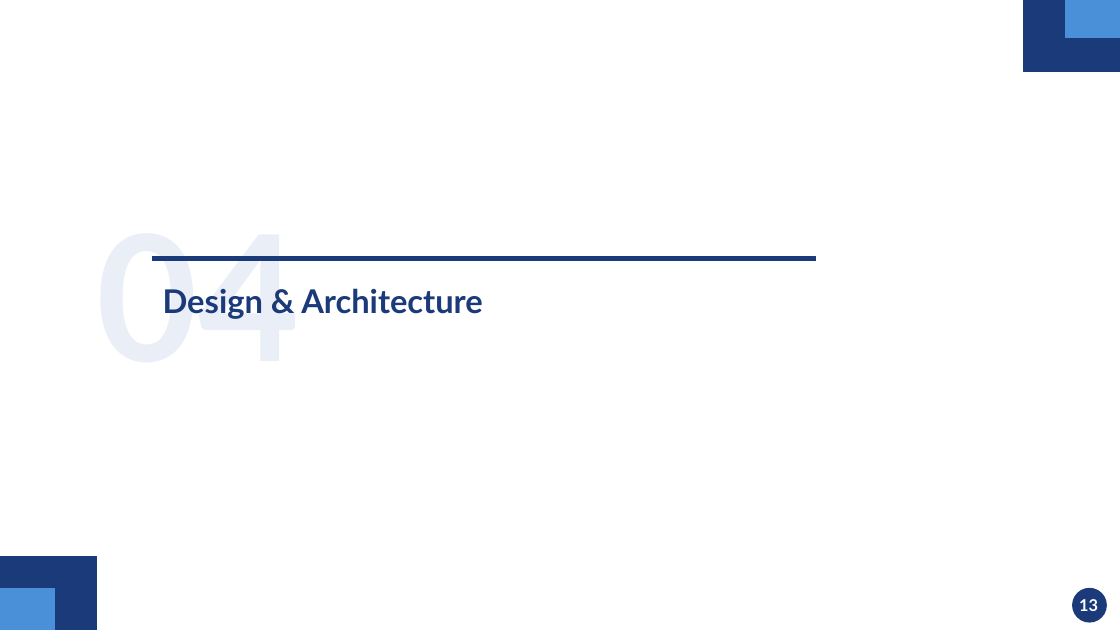
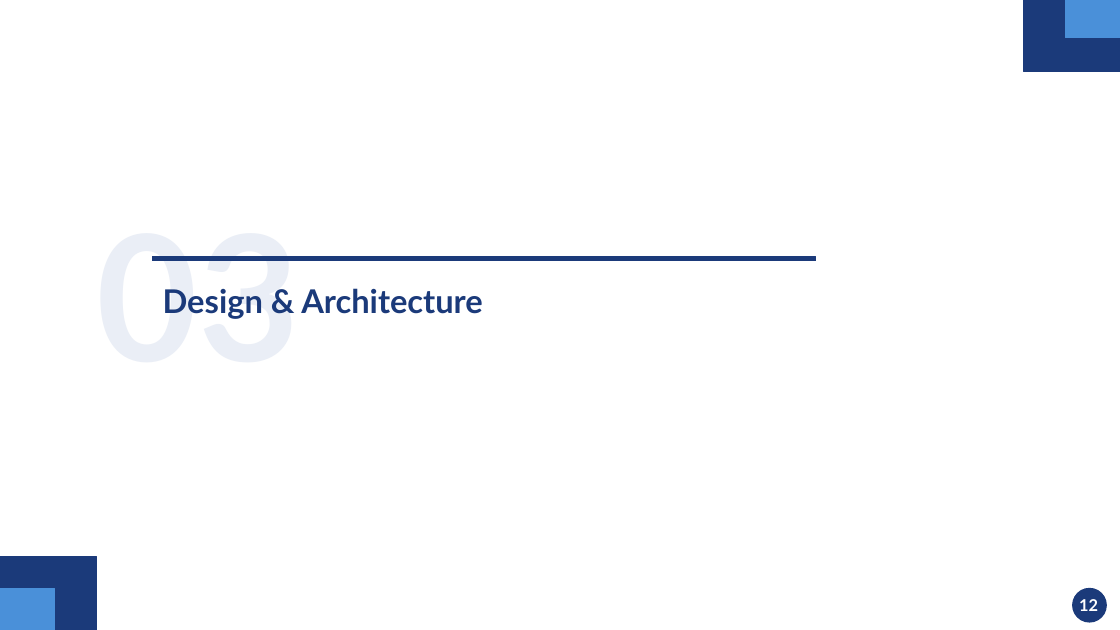
Before and after one commit to mahdi000666/DesignFlow, a slide deck: slide 12 of docs/Presentation.pptx (slide 13 before the commit). Drawn at 1120x630 pixels with LibreOffice and Linux fonts; fonts in the diff are those of the drawing. Boxes give left, top, right and bottom in pixels: in the first picture for what was removed or moved away, otherwise in the second. Text is boxed around its words. In the diff, an @@ line names an element or a change of style, - is before the commit and + after.

```diff
--- a/docs/Presentation.pptx
+++ b/docs/Presentation.pptx
@@ text at [97, 256, 300, 319]: text changed @@
-04
+03
@@ text at [1079, 599, 1098, 611]: text changed @@
-13
+12
```
Also in this commit, not shown: 27 other slides changed, 1 slide removed.
